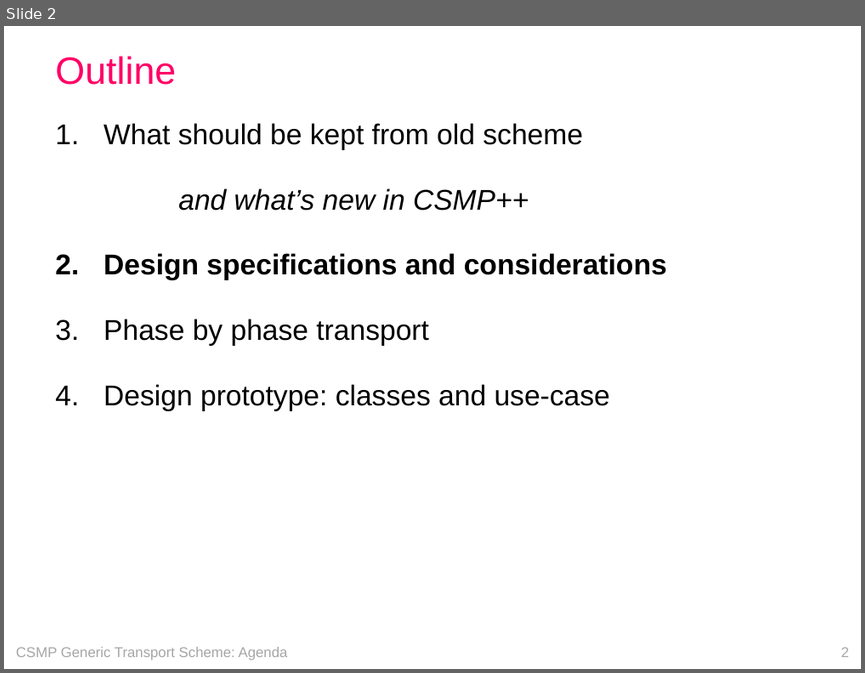
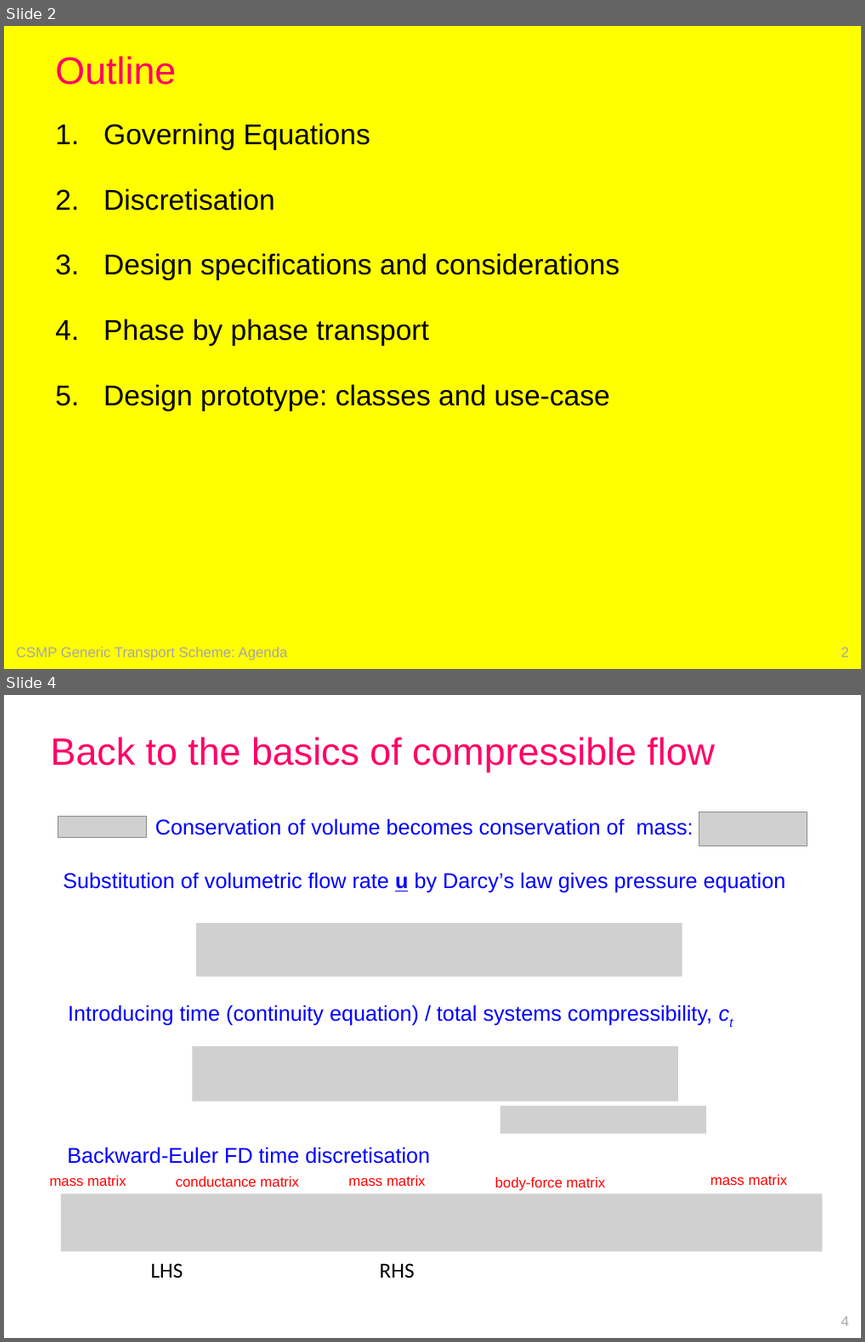
Before and after one commit to openCSMP/openCSMP, a slide deck: doc/SKM2018_Melbourne_transport_scheme.pptx. Shown one above the other, each under a label of ours: slide 2 before the commit, slides 2 and 4 after it; the slides between them are not shown. The pictures are 865x673 and 865x1342 pixels, drawn with LibreOffice and Linux fonts; fonts in the diff are those of the drawing; grey boxes stand for pictures. Boxes give left, top, right and bottom in pixels: in the first picture for what was removed or moved away, otherwise in the second. Text is boxed around its words. In the diff, an @@ line names an element or a change of style, - is before the commit and + after.

```diff
--- a/doc/SKM2018_Melbourne_transport_scheme.pptx
+++ b/doc/SKM2018_Melbourne_transport_scheme.pptx
@@ slide 4 added at (4, 695, 861, 1338), background #FFFFFF @@
@@ title added at (51, 737, 715, 772), 32 pt, text #FF0066 @@
+Back to the basics of compressible flow
@@ picture added at (58, 816, 147, 837) @@
@@ text added at (155, 818, 693, 835), 18 pt, text #0000FF @@
+Conservation of volume becomes conservation of mass:
@@ picture added at (698, 812, 806, 846) @@
@@ text added at (63, 872, 786, 893), 18 pt, text #0000FF @@
+Substitution of volumetric flow rate u by Darcy’s law gives pressure equation
@@ picture added at (196, 923, 681, 976) @@
@@ text added at (68, 1004, 712, 1026), 18 pt, text #0000FF @@
+Introducing time (continuity equation) / total systems compressibility, ct
@@ picture added at (193, 1046, 678, 1101) @@
@@ picture added at (500, 1106, 706, 1134) @@
@@ text added at (67, 1146, 430, 1163), 18 pt, text #0000FF @@
+Backward-Euler FD time discretisation
@@ text added at (50, 1175, 126, 1185), 12 pt, text #FF0000 @@
+mass matrix
@@ text added at (176, 1176, 299, 1186), 12 pt, text #FF0000 @@
+conductance matrix
@@ text added at (348, 1175, 426, 1185), 12 pt, text #FF0000 @@
+mass matrix
@@ text added at (495, 1177, 605, 1191), 12 pt, text #FF0000 @@
+body-force matrix
@@ text added at (710, 1174, 788, 1185), 12 pt, text #FF0000 @@
+mass matrix
@@ picture added at (61, 1194, 823, 1251) @@
@@ text added at (151, 1263, 183, 1277), 18 pt, text #000000 @@
+LHS
@@ text added at (380, 1263, 415, 1277), 18 pt, text #000000 @@
+RHS
@@ page number added at (841, 1315, 849, 1326), 12 pt, text #A6A6A6 @@
+4
@@ slide 2 changed as well @@
@@ background #FFFFFF to #FFFF00 @@
@@ text at (103, 123, 370, 210): text changed @@
-1. What should be kept from old scheme
-  and what’s new in CSMP++
+1. Governing Equations
+2. Discretisation
@@ text at (103, 253, 619, 280): bold off in "Design specifications and considerations" @@
```
Also in this commit, not shown: 70 other slides changed, 11 other slides added, 17 other files.
